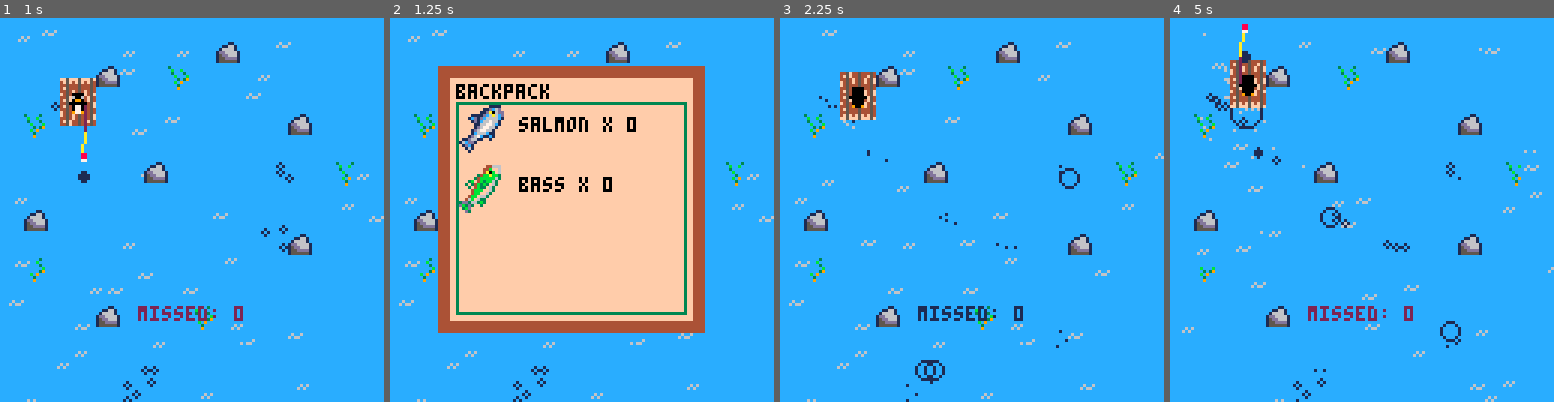
Above: before the commit, frames 1-4 (left to right).
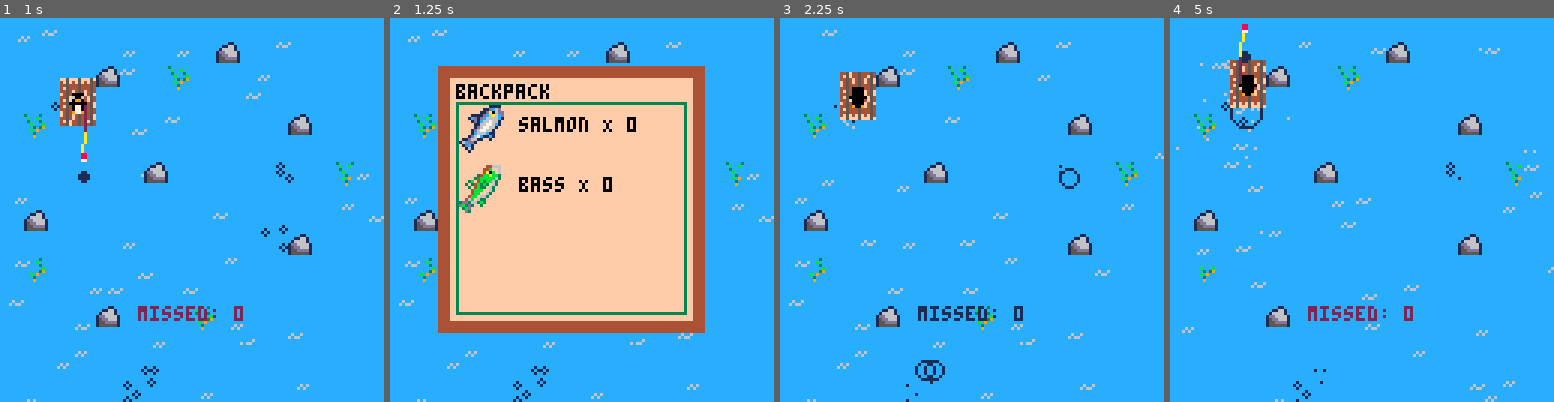
Above: after the commit, the same moments.

Repository: camirmas/carts
Game: PICO-8 cartridge projects/jam.p8
Same seed, same stepped clock (60 frames per second), same inputs: the game is played once before the commit and once after it.
Inputs:
- Up to frame 1 (1 s): tap X (X key) at 0.33 s; tap O (Z key) at 0.7 s
- Up to frame 2 (1.25 s): tap X (X key) at 1.07 s
- Up to frame 3 (2.25 s): hold Right 1.6-2.1 s; tap O (Z key) at 1.7, 2.1 s; tap X (X key) at 1.85 s; hold Up from 2.15 s (still down)
- Up to frame 4 (5 s): release Up at 2.42 s; hold Right 2.47-3.03 s; tap O (Z key) every 0.4 s from 2.5 to 4.9 s; tap X (X key) at 2.97, 4.08 s; hold Left 3.08-3.58 s; hold Down 3.63-3.97 s; hold Right 4.02-4.68 s; hold Up from 4.73 s (still down)

Frame 1 is identical in both runs. In frame 2, less than 0.1% of the frame differs, in the area x 49-58%, y 25-45%; in frame 3, 0.1%; in frame 4, 0.7%, in the area x 1-76%, y 3-97%.

Commit message:
Fix bug in fish/junk miss update

Diff:
--- a/projects/jam.p8
+++ b/projects/jam.p8
@@ -38,23 +38,29 @@
 		k = 44,
 		t_col = 12, -- transparency color
 		rarity = "common",
+		dim = 2 -- 2x2
 	},
 	salmon = {
 		name = "salmon",
 		k = 12,
 		t_col = 11, -- transparency color
 		rarity = "rare",
+		dim = 2 -- 2x2
 	}
 }
 
 junk = {
 	metal = {
+		name = "metal",
 		k = 37,
-		is_junk = true
+		is_junk = true,
+		dim = 1 -- 1x1
 	},
 	wood = {
+		name = "metal",
 		k = 38,
-		is_junk = true
+		is_junk = true,
+		dim = 1 -- 1x1
 	}
 }
 
@@ -249,6 +255,8 @@
 		bite = false,
 		bite_start = nil, -- when the bite started
 		bubbles = {},
+		to_delete = false,
+		hook = nil,
 
 		set_hook = function(self, hook)
 			self.bite = false
@@ -267,12 +275,10 @@
 				if 	dt < .68 then
 					j = sample(self.region.junk)
 				else
-					missed += 1
-				end
-
-				self.bite = false
-				-- no matter what, delete the junk spot (is this necessary?)
-				del(fishing_spots, self)
+					self.hook:missed()
+				end
+
+				self.to_delete = true
 
 				return j
 			end
@@ -293,19 +299,33 @@
 				f = sample(self.region.fish)
 			else
 				-- missed
-				missed += 1
-			end
-
-			self.bite = false
-			del(fishing_spots, self)
+				self.hook:missed()
+			end
 
 			return f
 		end,
 
 		update = function(self)
+			if self.to_delete then
+				del(fishing_spots, self)
+				return
+			end
+
 			self.t -= 1
 
-			if self.hook ~= nil then
+			-- always update bubbles
+			for bubble in all(self.bubbles) do
+				bubble:update()
+			end
+
+			-- check lifetime
+			if (self.t <= 0) then
+				self.to_delete = true
+				return
+			end
+
+			-- time to bite
+			if self.hook ~= nil and not self.bite then
 				if self.time_to_bite > 0 then
 					self.time_to_bite -= 1
 				elseif not (self.bite or self.hook.caught ~= nil) then
@@ -313,25 +333,14 @@
 					self.bite = true
 					self.bite_start = time()
 				end
-			end
-
-			if (self.t <= 0) then
-				self.hook = nil
-				del(fishing_spots, self)
-			end
-
-			for bubble in all(self.bubbles) do
-				bubble:update()
-			end
-
-			if self.bite then
+			-- time since bite
+			elseif self.bite then
 				local dt = time() - self.bite_start
 				-- debug = "dt: " .. dt
 
 				if dt >= 0.68 then
-					missed += 1
-					self.bite = false
-					self:set_hook()
+					self.hook:missed()
+					self.to_delete = true
 				end
 			end
 		end,
@@ -345,7 +354,7 @@
 		end
 	}
 
-	-- don't go further and make bubbles if fishing for junk
+	-- don't make bubbles if fishing for junk
 	if (is_junk) return spot
 
 	local n_bubbles = max(3, flr(rnd(6)))
@@ -407,6 +416,12 @@
 		spot = nil,
 		caught = nil,
 
+		missed = function(self)
+			if (self.spot == nil) return
+			missed += 1
+			self.spot = nil
+		end,
+
 		retrieve = function(self)
 			if self.spot and self.spot.bite then
 				local f = self.spot:check_catch()
@@ -449,26 +464,26 @@
 					self.splash:update()
 				end
 
-				-- check if within a fishing spot
-				local spot_found
-				for spot in all(fishing_spots) do
-					if self:collide(spot, 0, 0) then
-						spot_found = spot
+				if self.spot == nil then
+					-- check if within a fishing spot
+					local spot_found
+					for spot in all(fishing_spots) do
+						if self:collide(spot, 0, 0) then
+							spot_found = spot
+						end
 					end
-				end
-
-				if spot_found == nil then
-					-- fish for junk
-					self.spot = create_fishing_spot(self.x, self.y, true)
-					add(fishing_spots, self.spot)
-					self.spot:set_hook(self)
-				else
-					if self.spot == nil then
+
+					if spot_found == nil then
+						-- fish for junk
+						local spot = create_fishing_spot(self.x, self.y, true)
+						add(fishing_spots, spot)
+						self.spot = spot
+						self.spot:set_hook(self)
+					else
 						self.spot = spot_found
 						self.spot:set_hook(self)
 					end
 				end
-
 			end
 		end,
 
@@ -647,7 +662,7 @@
 
 		set_info_timer = function(self)
 			self.info_caught = self.hook.caught
-			self.info_timer = 2.5 * 30 -- 2.5s @ 30fps
+			self.info_timer = 2 * 30 -- 2.5s @ 30fps
 		end,
 
 		retrieve = function(self)
@@ -724,6 +739,8 @@
 		end,
 
         draw = function(self)
+			palt(0, true)
+
 			-- draw raft
             spr(self.k_raft, self.x, self.y, 2, 2, self.flip.x, self.flip.y)
 
@@ -745,22 +762,19 @@
 			palt(0, true)
 			palt(11, false)
 
-			-- draw info spr
-			if self.info_caught ~= nil and self.info_timer > 0 then
-				-- fish are 2x2
-				local l = 2
-				if (self.info_caught.is_junk) l = 1
-
-				palt(0, false)
-				palt(self.info_caught.t_col, true)
-				spr(self.info_caught.k, p.x + 2, p.y - 6, l, l)
-				palt(0, true)
-				palt(self.info_caught.t_col, false)
-			end
-
 			-- draw fishing bite alert
 			if self.hook ~= nil and self.hook.spot ~= nil and self.hook.spot.bite then
 				spr(k_alert, p.x + 2, p.y - 6)
+			-- draw fish/junk caught
+			elseif self.info_caught ~= nil and self.info_timer > 0 then
+				-- fish are 2x2
+
+				palt(0, false)
+				palt(self.info_caught.t_col, true)
+				local dim = self.info_caught.dim
+				spr(self.info_caught.k, p.x + 2, p.y - 6, dim, dim)
+				palt(0, true)
+				palt(self.info_caught.t_col, false)
 			end
 
 			-- draw hitbox (debug)
@@ -838,7 +852,7 @@
 		palt(f.t_col, false)
 
 		local qty = player.backpack.fish[k].quantity
-		print(k .. " x " .. qty, cx + 20, cy + 4, 0)
+		print(k .. " X " .. qty, cx + 20, cy + 4, 0)
 		cy += 20
 	end
 end
